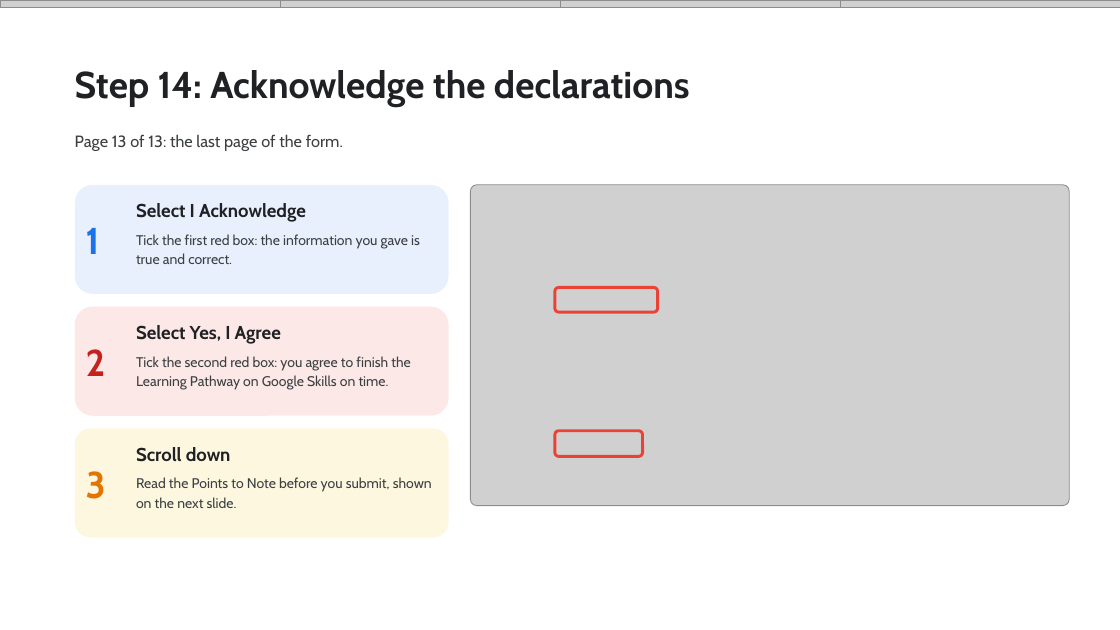
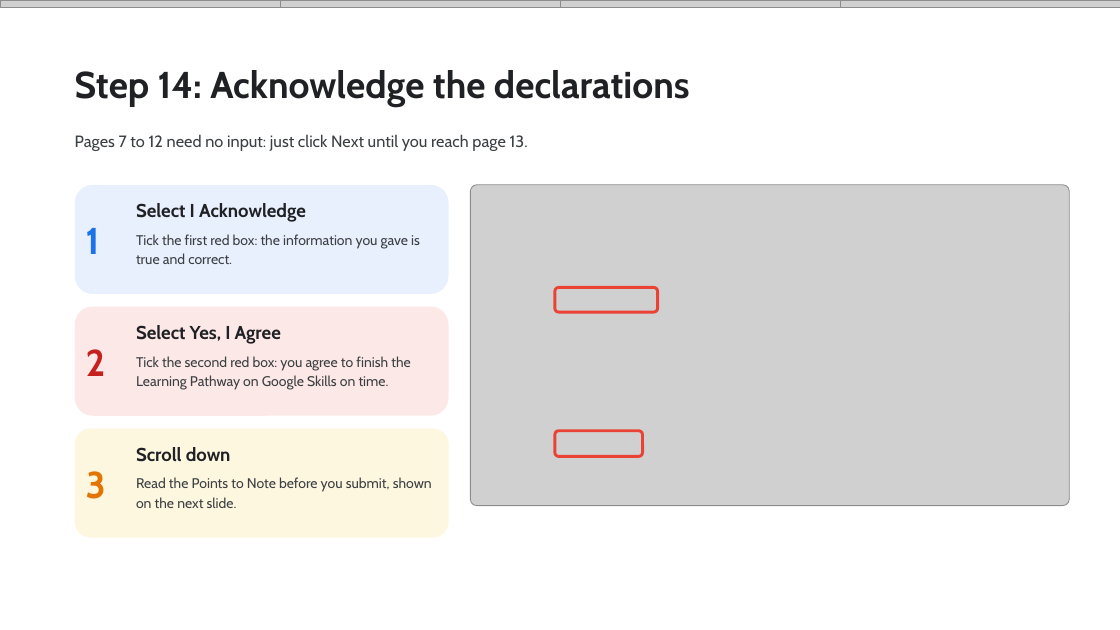
Before and after one commit to Viverun/Realism_Grade, a slide deck: slide 15 of Skill_Boost_Registration_Guide.pptx (slide 16 before the commit). Drawn at 1120x630 pixels with LibreOffice and Linux fonts; fonts in the diff are those of the drawing; grey boxes stand for pictures. Boxes give left, top, right and bottom in pixels: in the first picture for what was removed or moved away, otherwise in the second. Text is boxed around its words. In the diff, an @@ line names an element or a change of style, - is before the commit and + after.

```diff
--- a/Skill_Boost_Registration_Guide.pptx
+++ b/Skill_Boost_Registration_Guide.pptx
@@ text at [75,134,528,151]: text changed @@
-Page 13 of 13: the last page of the form.
+Pages 7 to 12 need no input: just click Next until you reach page 13.
```
Also in this commit, not shown: 9 slides removed.
